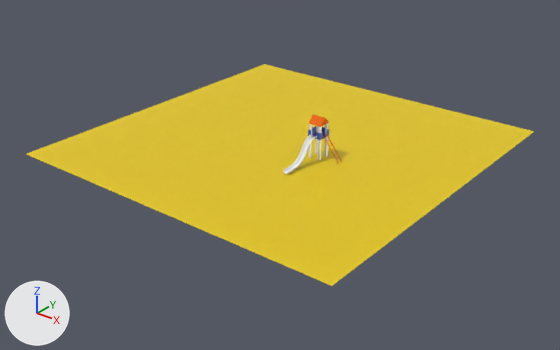
Renders of the Blender file Week 3/Day 1/Slide.blend from each side of a commit.
The view is the same before and after, from a 50 mm lens placed at (123.3, -159.1, 82.4), pointed at (8.2, -15.3, -6.8). Every picture has the same lights, and +X, +Y and +Z are marked at lower left.
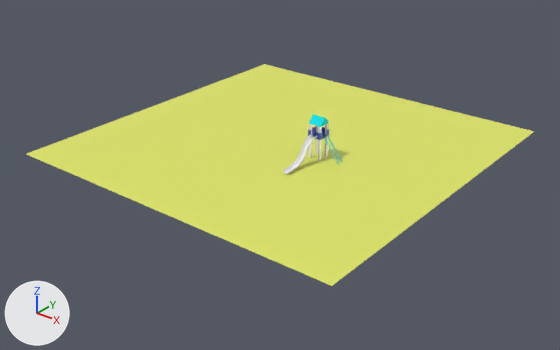
Boxes (x1, y1, x2, y2) around the edits, measured in the pictures (560 x 350 px):
'Plane.001', recoloured
    both: (27, 64, 535, 286)
'Cube.002', recoloured (orange to cyan)
    both: (309, 114, 329, 127)
'Cylinder', recoloured
    both: (323, 134, 342, 164)
'Cylinder.001', recoloured
    both: (325, 135, 339, 159)

What changed in the scene script:
```text
Change mat_material_002:
    mat_material_002.base_color: (0.8, 0.14, 0.00113) -> (0.0, 0.722, 0.801)  # orange #e76904 -> cyan #00dde7
Change mat_material_001:
    mat_material_001.base_color: (0.801, 0.586, 0.0) -> (0.757, 0.802, 0.136)  # yellow #e7c900 -> yellow #e2e767
```
